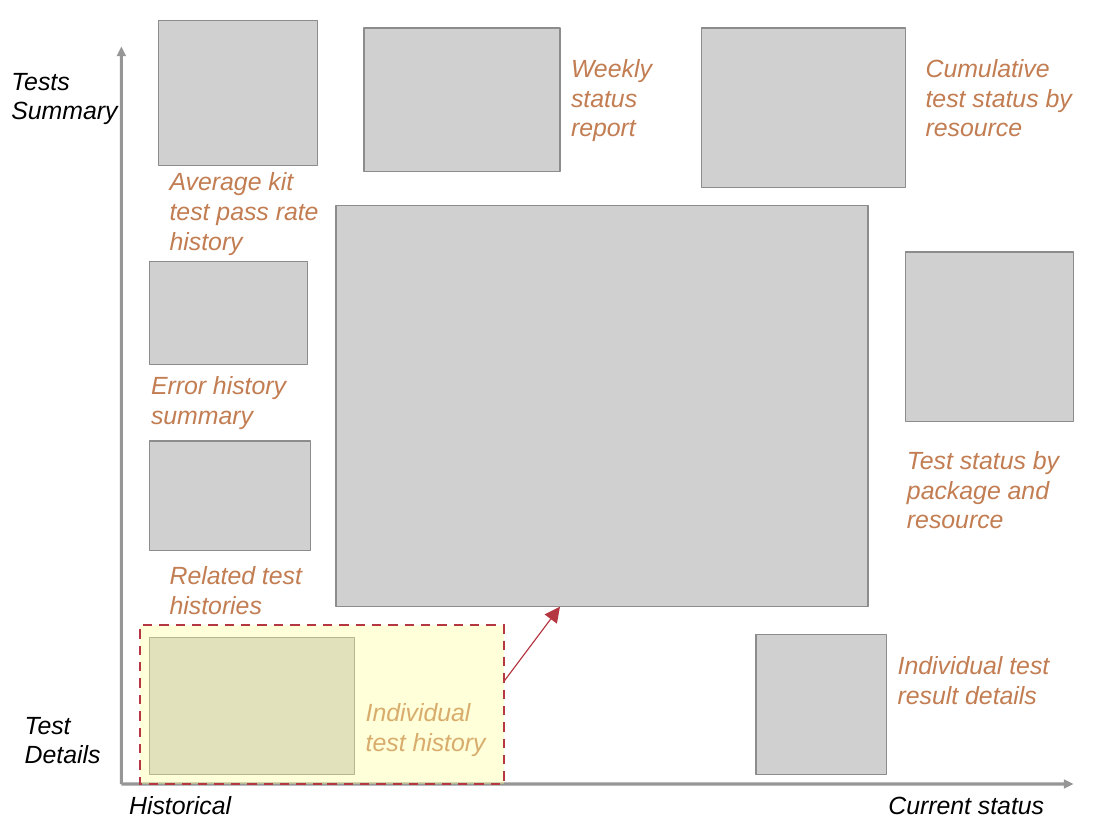
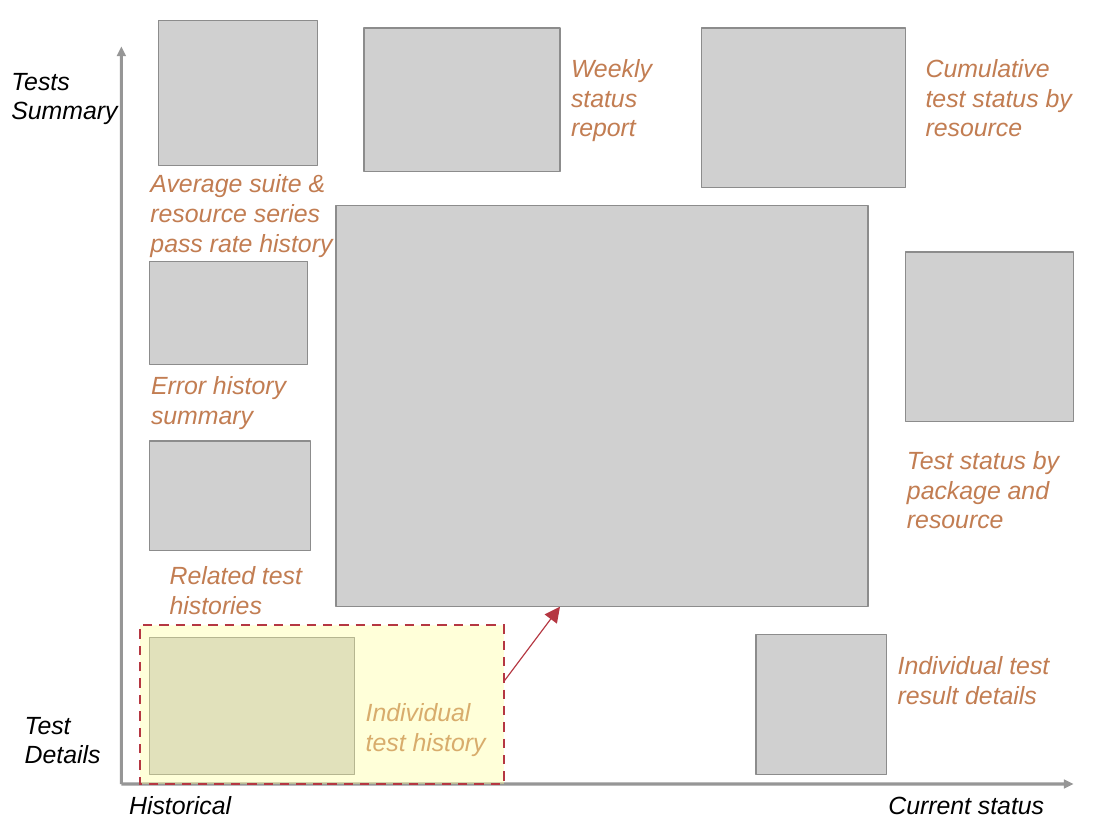
Before and after one commit to IncaProject/inca-xsede, a slide deck: slide 15 of talks/2008workshop/consumer.ppt. Drawn at 1120x840 pixels with LibreOffice and Linux fonts; fonts in the diff are those of the drawing; grey boxes stand for pictures. Boxes give left, top, right and bottom in pixels: in the first picture for what was removed or moved away, otherwise in the second. Text is boxed around its words. In the diff, an @@ line names an element or a change of style, - is before the commit and + after.

```diff
--- a/talks/2008workshop/consumer.ppt
+++ b/talks/2008workshop/consumer.ppt
@@ text at [150, 174, 332, 257]: text changed @@
-Average kit test pass rate history
+Average suite & resource series pass rate history
```
Also in this commit, not shown: 7 other slides changed, 19 slides added, 15 slides removed.
